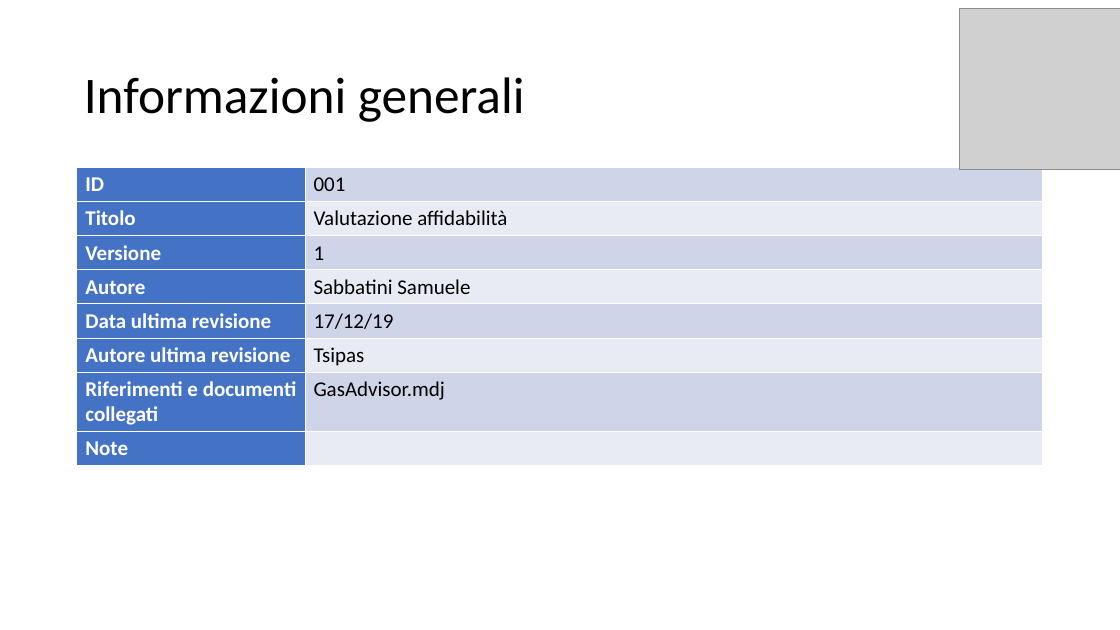
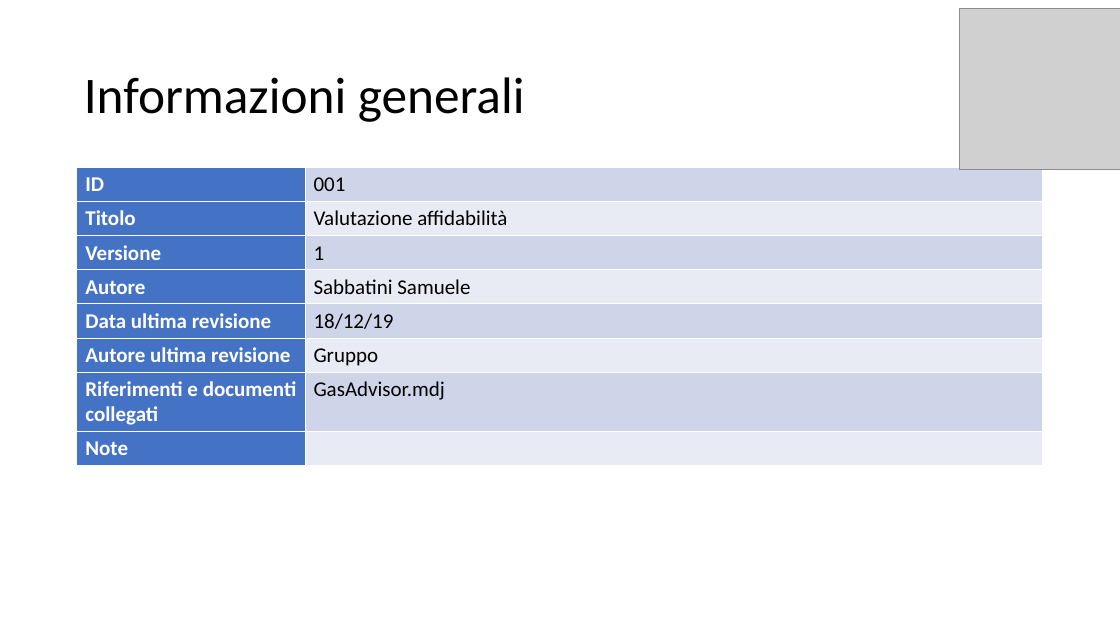
Before and after one commit to itsar19-20/gas, a slide deck: slide 2 of docs/analisi/Template use case/Template Use Case - Valutazione affidabilità.pptx. Drawn at 1120x630 pixels with LibreOffice and Linux fonts; fonts in the diff are those of the drawing; grey boxes stand for pictures. Boxes give left, top, right and bottom in pixels: in the first picture for what was removed or moved away, otherwise in the second. Text is boxed around its words. In the diff, an @@ line names an element or a change of style, - is before the commit and + after.

```diff
--- a/docs/analisi/Template use case/Template Use Case - Valutazione affidabilità.pptx
+++ b/docs/analisi/Template use case/Template Use Case - Valutazione affidabilità.pptx
@@ table at bbox=[77, 168, 1044, 465] @@
-row 5, column 2: 17/12/19
+row 5, column 2: 18/12/19
-row 6, column 2: Tsipas
+row 6, column 2: Gruppo
```
Also in this commit, not shown: 6 other files.
